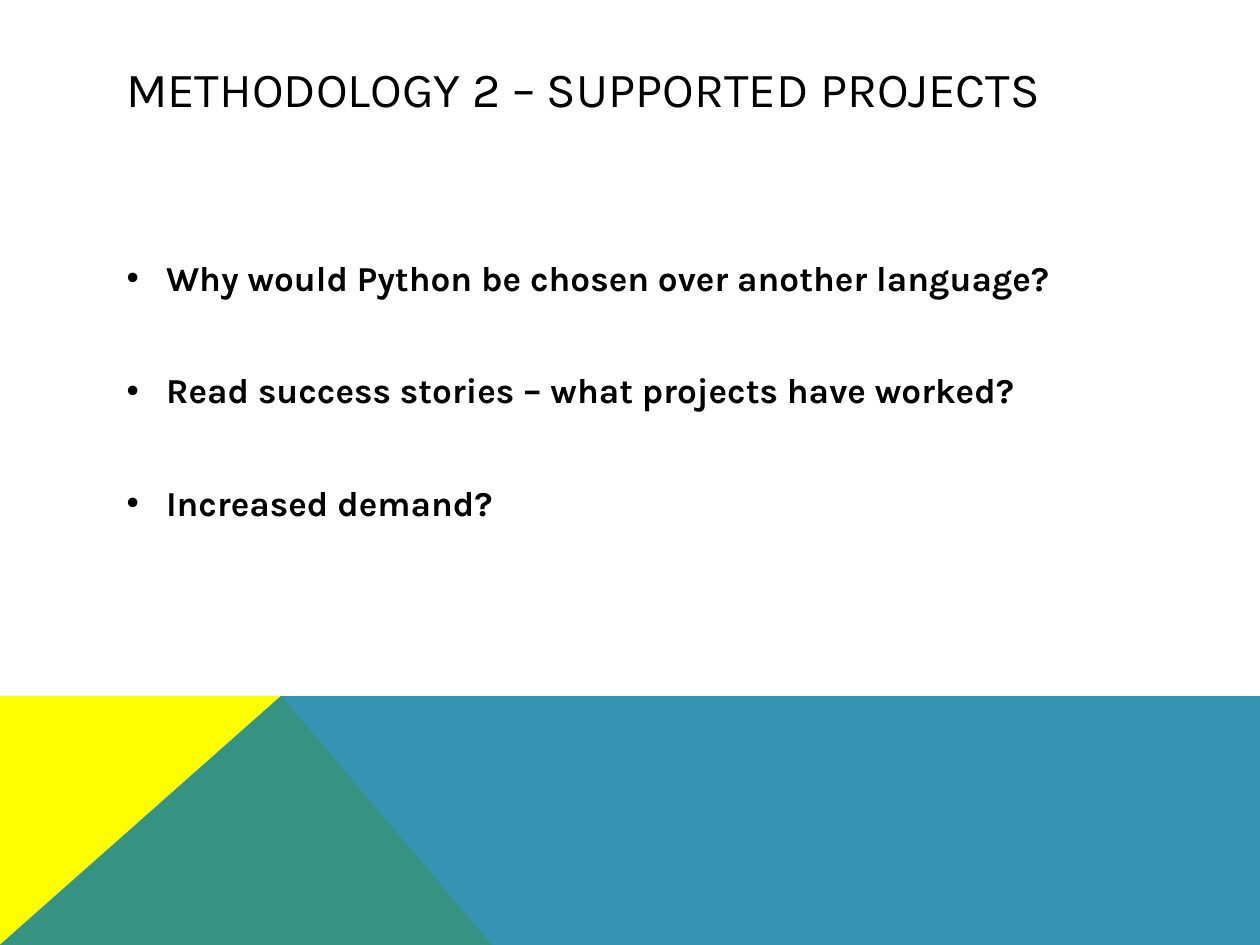
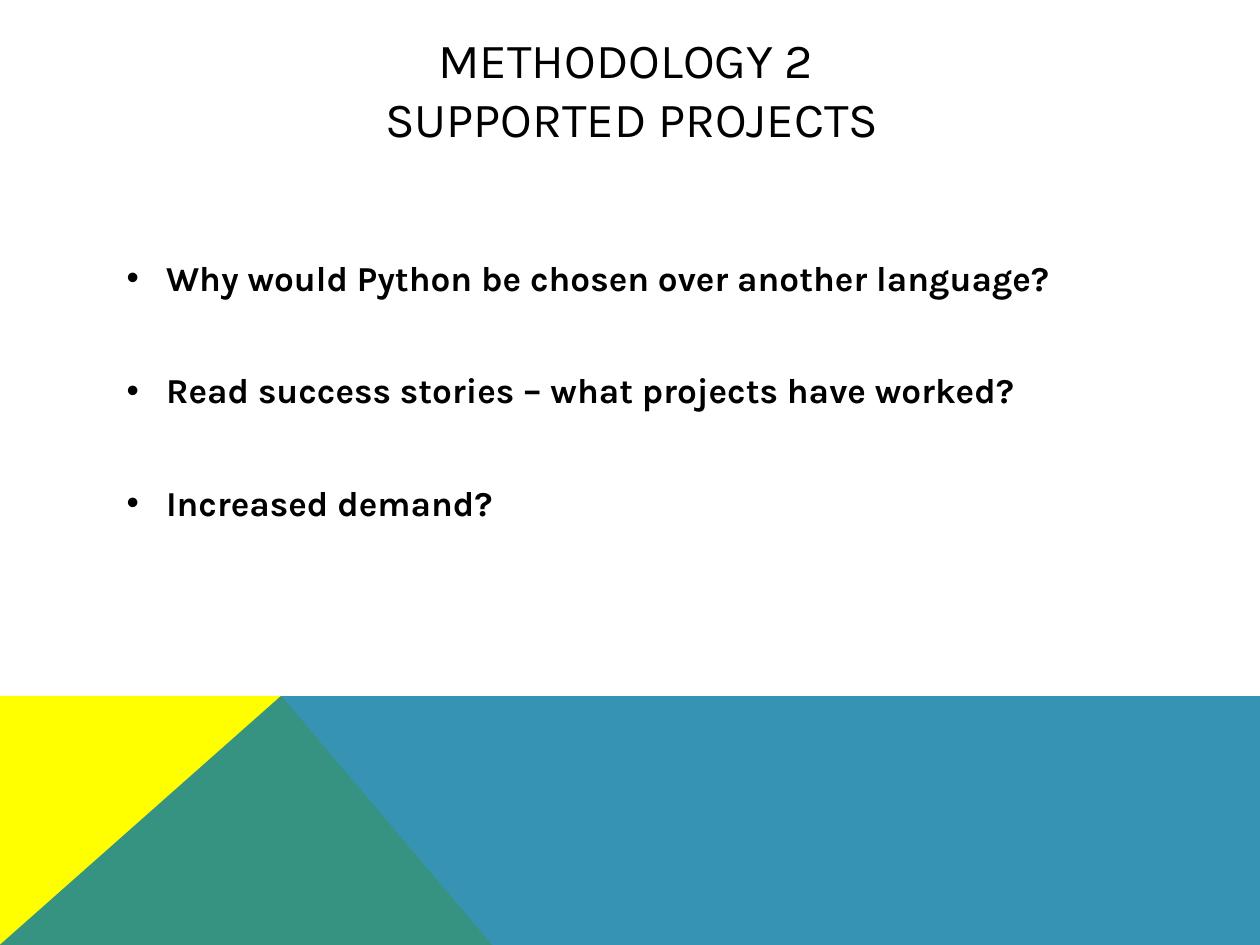
Before and after one commit to eburdon/Seng371-SoftwareEvolutionClassProject, a slide deck: slide 5 of Presentation_PythonEvolution.pptx. Drawn at 1260x945 pixels with LibreOffice and Linux fonts; fonts in the diff are those of the drawing. Boxes give left, top, right and bottom in pixels: in the first picture for what was removed or moved away, otherwise in the second. Text is boxed around its words. In the diff, an @@ line names an element or a change of style, - is before the commit and + after.

```diff
--- a/Presentation_PythonEvolution.pptx
+++ b/Presentation_PythonEvolution.pptx
@@ title at [385,46,878,138]: text changed @@
-METHODOLOGY 2 – SUPPORTED PROJECTS
+METHODOLOGY 2
+SUPPORTED PROJECTS
```
Also in this commit, not shown: 8 other slides changed, 1 slide removed.
